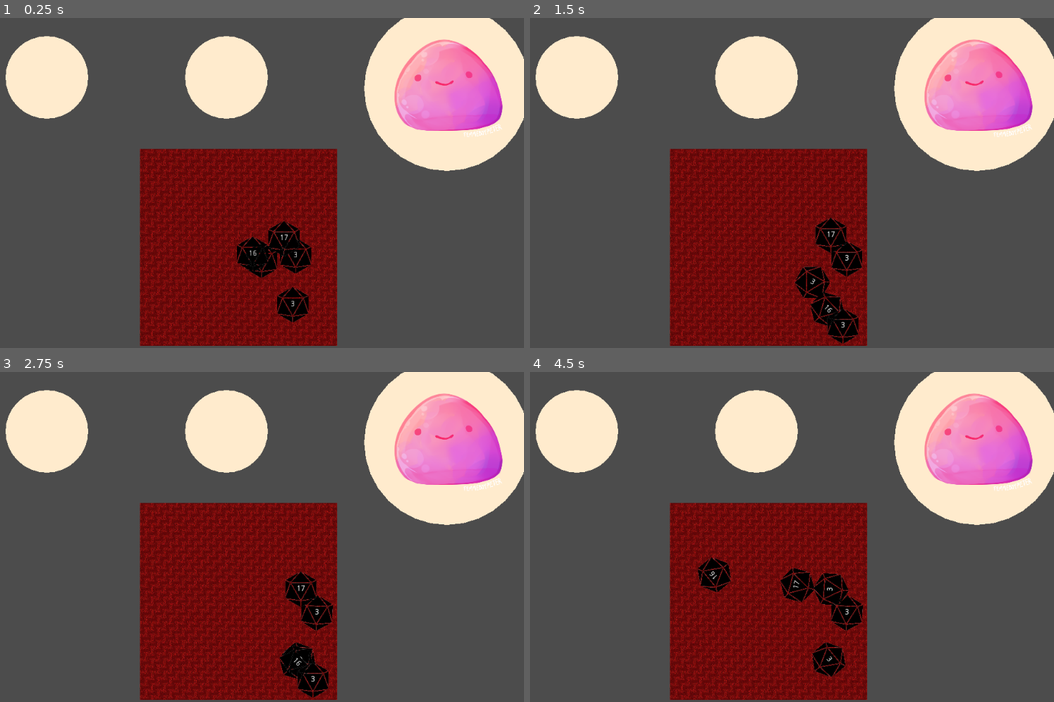
Above: before the commit, frames 1-4 (two rows, left to right).
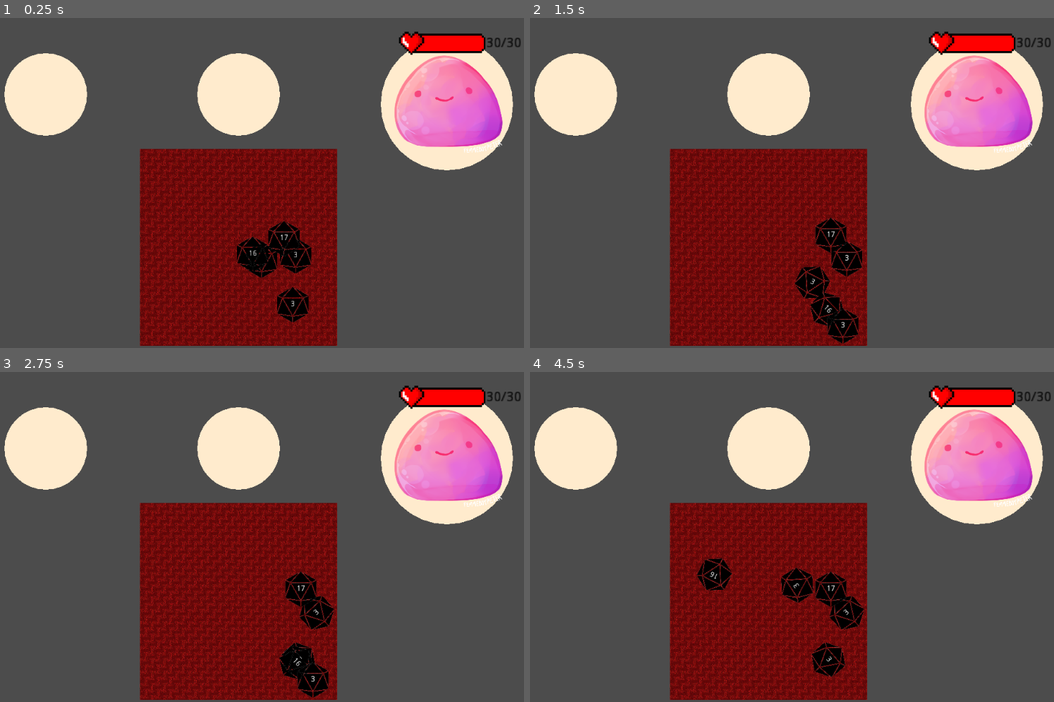
Above: after the commit, the same moments.

Repository: JayAiJoe/LastHit
Game: Godot game, scene res://src/General/Test Scene.tscn
Two runs of this game, one before a commit and one after it. Both use one fixed random seed, a clock stepped at 60 frames per second and the inputs below.
Inputs (mouse positions are in pixels of both pictures, inside the frame that each line leads up to):
- Up to frame 1 (0.25 s): no input
- Up to frame 2 (1.5 s): tap Enter at 0.5 s; drag from (771, 249) to (839, 321) at 0.52 s; drag from (802, 265) to (844, 324) at 1.27 s
- Up to frame 3 (2.75 s): tap Space at 2 s; move the mouse to (314, 612) at 2.02 s; tap Ctrl at 2.1 s; click (314, 612) at 2.17 s
- Up to frame 4 (4.5 s): tap Enter at 2.75 s; drag from (828, 662) to (603, 487) at 2.77 s; drag from (844, 678) to (828, 589) at 3.52 s; drag from (828, 589) to (713, 573) at 4.27 s

The runs differ from the first frame. In frame 1, 11% of the frame differs, in the area x 0-100%, y 0-47%; in frame 2, 11%; in frame 3, 11%; in frame 4, 12%, in the area x 0-100%, y 0-93%.

Commit message:
Direct Attack Logic

Diff:
--- a/project/project.godot
+++ b/project/project.godot
@@ -13,6 +13,11 @@
 config/name="LastHitWonder"
 run/main_scene="res://src/General/Test Scene.tscn"
 config/icon="res://icon.png"
+
+[display]
+
+window/stretch/mode="viewport"
+window/stretch/aspect="expand"
 
 [editor_plugins]
 
--- a/project/src/Dice/Dice.gd
+++ b/project/src/Dice/Dice.gd
@@ -44,7 +44,9 @@
 				tray.selected_dice = null
 				selected = false
 
-			#for node in rest_nodes:
-			#	var distance = global_position.distance_to(node.global_position)
-			#	if distance <= node.radius:
-			#		rest_point = node.global_position
+			for node in rest_nodes:
+				var distance = global_position.distance_to(node.global_position)
+				if distance <= node.radius:
+					rest_point = node.global_position
+					node.trigger(value)
+					queue_free()
--- a/project/src/Encounters/EncounterBase.gd
+++ b/project/src/Encounters/EncounterBase.gd
@@ -1,11 +1,45 @@
 extends Node2D
 
 var zone_radius = 50
+var armor_class = 1
+var max_hp = 5
+var current_hp = 5
 
 func _ready():
-	set_zone_radius(150)
+	set_zone_radius(120)
+	set_armor_class(8)
+	set_max_hp(30)
+	set_current_hp(30)
+	$DropZone.connect("trigger", self, "take_hit")
+	$LifeBar/Life.set_text(str(current_hp) + "/" + str(max_hp))
 
 func set_zone_radius(radius):
 	zone_radius = radius
 	$DropZone.radius = radius
 	$DropZone.update()
+
+func set_max_hp(hp):
+	max_hp = hp
+	$LifeBar.max_value = hp
+
+func set_current_hp(hp):
+	current_hp = max(min(hp, max_hp), 0)
+	$LifeBar.value = current_hp
+	$LifeBar/Life.set_text(str(current_hp) + "/" + str(max_hp))
+
+func set_armor_class(ac):
+	armor_class = ac
+
+func take_hit(hit):
+	if hit > armor_class:
+		set_current_hp(current_hp - 5)
+		play_hit_animation()
+
+func play_hit_animation():
+	$Sprite.modulate = Color.webmaroon
+	yield(get_tree().create_timer(0.2), "timeout")
+	$Sprite.modulate = Color.white
+	yield(get_tree().create_timer(0.2), "timeout")
+	$Sprite.modulate = Color.webmaroon
+	yield(get_tree().create_timer(0.2), "timeout")
+	$Sprite.modulate = Color.white
--- a/project/src/Encounters/EncounterBase.tscn
+++ b/project/src/Encounters/EncounterBase.tscn
@@ -1,8 +1,10 @@
-[gd_scene load_steps=4 format=2]
+[gd_scene load_steps=6 format=2]
 
 [ext_resource path="res://src/Encounters/EncounterBase.gd" type="Script" id=1]
 [ext_resource path="res://src/General/DropZone.tscn" type="PackedScene" id=2]
 [ext_resource path="res://src/Assets/slime.png" type="Texture" id=3]
+[ext_resource path="res://src/Assets/healthbar_empty.png" type="Texture" id=4]
+[ext_resource path="res://src/Assets/healthbar.png" type="Texture" id=5]
 
 [node name="EncounterBase" type="Node2D"]
 script = ExtResource( 1 )
@@ -13,3 +15,28 @@
 position = Vector2( 0, -20 )
 scale = Vector2( 0.276983, 0.276983 )
 texture = ExtResource( 3 )
+
+[node name="LifeBar" type="TextureProgress" parent="."]
+margin_left = -87.0
+margin_top = -132.0
+margin_right = 402.0
+margin_bottom = -12.0
+rect_scale = Vector2( 0.35, 0.35 )
+value = 10.0
+texture_over = ExtResource( 4 )
+texture_progress = ExtResource( 5 )
+__meta__ = {
+"_edit_use_anchors_": false
+}
+
+[node name="Life" type="Label" parent="LifeBar"]
+modulate = Color( 0, 0, 0, 1 )
+margin_left = 451.429
+margin_top = 25.7144
+margin_right = 491.429
+margin_bottom = 39.7144
+rect_scale = Vector2( 5, 5 )
+text = "0/0"
+__meta__ = {
+"_edit_use_anchors_": false
+}
--- a/project/src/General/DropZone.gd
+++ b/project/src/General/DropZone.gd
@@ -1,6 +1,8 @@
 extends Position2D
 
 var radius = 75
+
+signal trigger
 
 func _ready():
 	pass
@@ -15,3 +17,6 @@
 
 func deselect():
 	modulate = Color.white
+
+func trigger(value):
+	emit_signal("trigger", value)
--- a/project/src/General/Test Scene.tscn
+++ b/project/src/General/Test Scene.tscn
@@ -7,13 +7,13 @@
 [node name="Test Scene" type="Node2D"]
 
 [node name="DropZone2" parent="." instance=ExtResource( 1 )]
-position = Vector2( 158, 108 )
+position = Vector2( 156, 139 )
 
 [node name="DropZone" parent="." instance=ExtResource( 1 )]
-position = Vector2( 484, 108 )
+position = Vector2( 506, 139 )
 
 [node name="EncounterBase" parent="." instance=ExtResource( 3 )]
-position = Vector2( 884, 128 )
+position = Vector2( 884, 157 )
 
 [node name="DiceTray" parent="." instance=ExtResource( 2 )]
 position = Vector2( 506, 417 )
--- a/project/test/unit/test_encounter_base.gd
+++ b/project/test/unit/test_encounter_base.gd
@@ -1,10 +1,10 @@
 extends "res://addons/gut/test.gd"
 
-var Encounter = load("res://src/Encounters/EncounterBase.gd")
+var Encounter = load("res://src/Encounters/EncounterBase.tscn")
 var _encounter = null
 
 func before_each():
-	_encounter = Encounter.new()
+	_encounter = Encounter.instance()
 
 func after_each():
 	_encounter.free()
Binary file added: project/src/Assets/healthbar.png
Not shown, added: project/src/Assets/healthbar.png.import
Binary file added: project/src/Assets/healthbar_empty.png
Not shown, added: project/src/Assets/healthbar_empty.png.import
